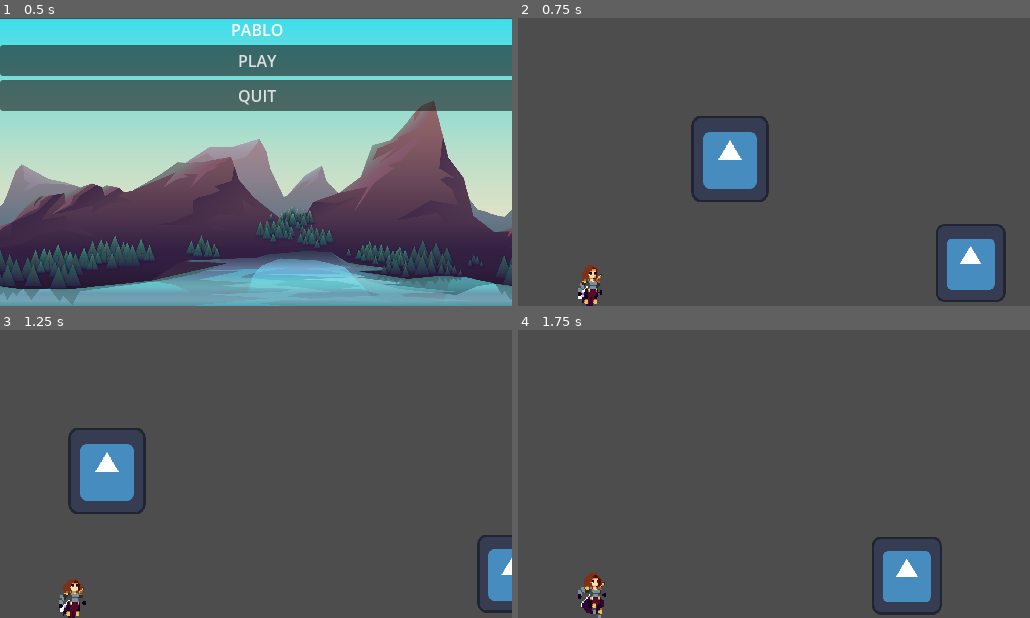
Above: before the commit, frames 1-4 (two rows, left to right).
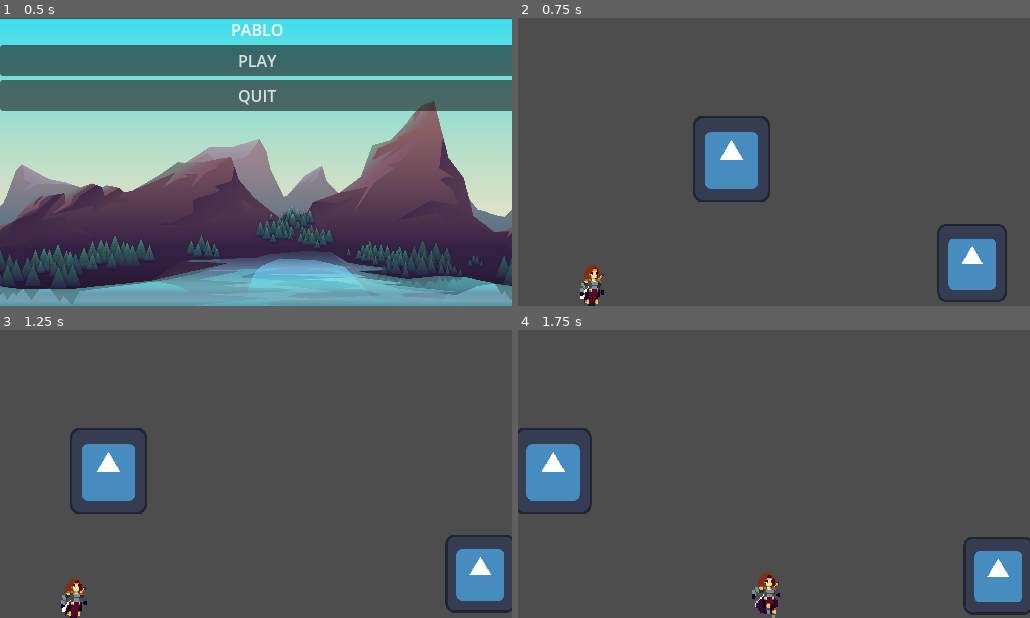
Above: after the commit, the same moments.

Repository: BaoQui/Pablo-s-Adventure
Game: Godot game, scene res://main_menu.tscn
The game is run twice, just before and just after one commit, with the same random seed, the same clock (stepped at 60 frames per second) and the same inputs. The engine's default icon, where the game draws it, is replaced by a stand-in: a white triangle on a blue panel in a dark square.
Inputs:
- Up to frame 1 (0.5 s): no input
- Up to frame 2 (0.75 s): click "PLAY" at 0.5 s
- Up to frame 3 (1.25 s): no input
- Up to frame 4 (1.75 s): tap Enter (ui_accept) at 1.25, 1.52 s; hold Right (ui_right) from 1.28 s (still down)

Frame 1 is identical in both runs. In frame 2, 1.2% of the frame differs, in the area x 11-96%, y 34-100%; in frame 3, 2.5%; in frame 4, 7.5%, in the area x 0-100%, y 34-100%.

Commit message:
camera fix patch

Diff:
--- a/player.tscn
+++ b/player.tscn
@@ -228,17 +228,12 @@
 scale = Vector2(0.816734, 1.13887)
 shape = SubResource("CapsuleShape2D_2hs0m")
 
-[node name="Camera2D" type="Camera2D" parent="Player"]
-position = Vector2(140.013, -32.1429)
-zoom = Vector2(1.5, 1.5)
-limit_top = 0
-limit_bottom = 0
-
 [node name="Floor" type="StaticBody2D" parent="."]
 position = Vector2(-1.61301, 37.7749)
 scale = Vector2(0.31453, 0.239012)
 
 [node name="CollisionShape2D" type="CollisionShape2D" parent="Floor"]
+modulate = Color(0.583442, 0.55379, 0.280108, 1)
 position = Vector2(19.2312, -162.985)
 rotation = 3.14159
 shape = SubResource("WorldBoundaryShape2D_onrkg")
@@ -248,13 +243,12 @@
 shape = SubResource("WorldBoundaryShape2D_onrkg")
 
 [node name="Left_wall" type="CollisionShape2D" parent="Floor"]
-position = Vector2(-252.569, -158.046)
-scale = Vector2(1, 1)
+modulate = Color(0.666667, 0.145098, 0.462745, 1)
+position = Vector2(-207.697, -149.814)
 shape = SubResource("RectangleShape2D_331ug")
 
 [node name="Right_Wall" type="CollisionShape2D" parent="Floor"]
-position = Vector2(319.237, -156.4)
-scale = Vector2(1, 1)
+position = Vector2(248.723, -156.4)
 shape = SubResource("RectangleShape2D_331ug")
 
 [node name="Dummy" type="CharacterBody2D" parent="."]
@@ -298,4 +292,12 @@
 one_shot = true
 autostart = true
 
+[node name="Camera2D" type="Camera2D" parent="."]
+modulate = Color(0.895935, 0, 0.317969, 1)
+position = Vector2(4.83902, 16.5265)
+scale = Vector2(0.357132, 0.367257)
+zoom = Vector2(1.5, 1.5)
+limit_top = 0
+limit_bottom = 0
+
 [connection signal="body_entered" from="Player/PunchHitbox" to="Player" method="_on_punch_hitbox_body_entered"]
Not shown: 1 places in main_menu.tscn that only renumber resources
Not shown: 2 places in player.tscn that only renumber resources
